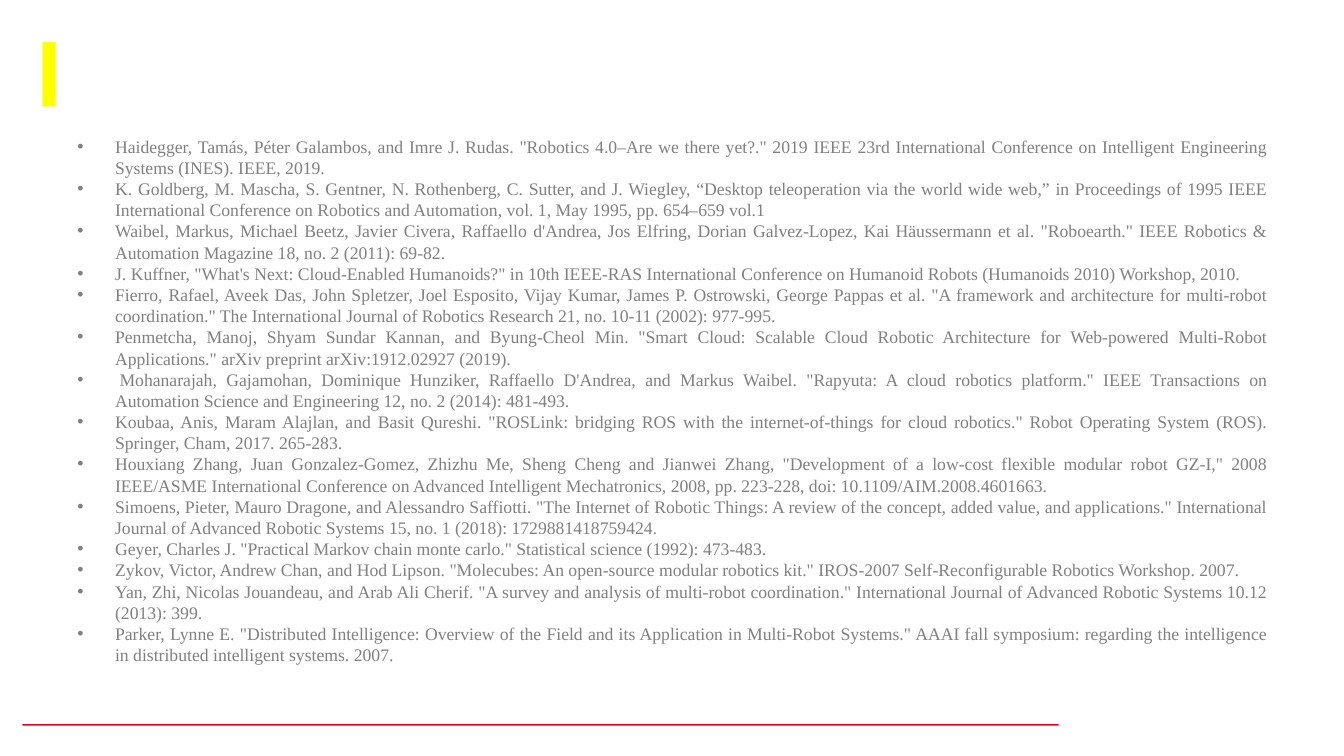
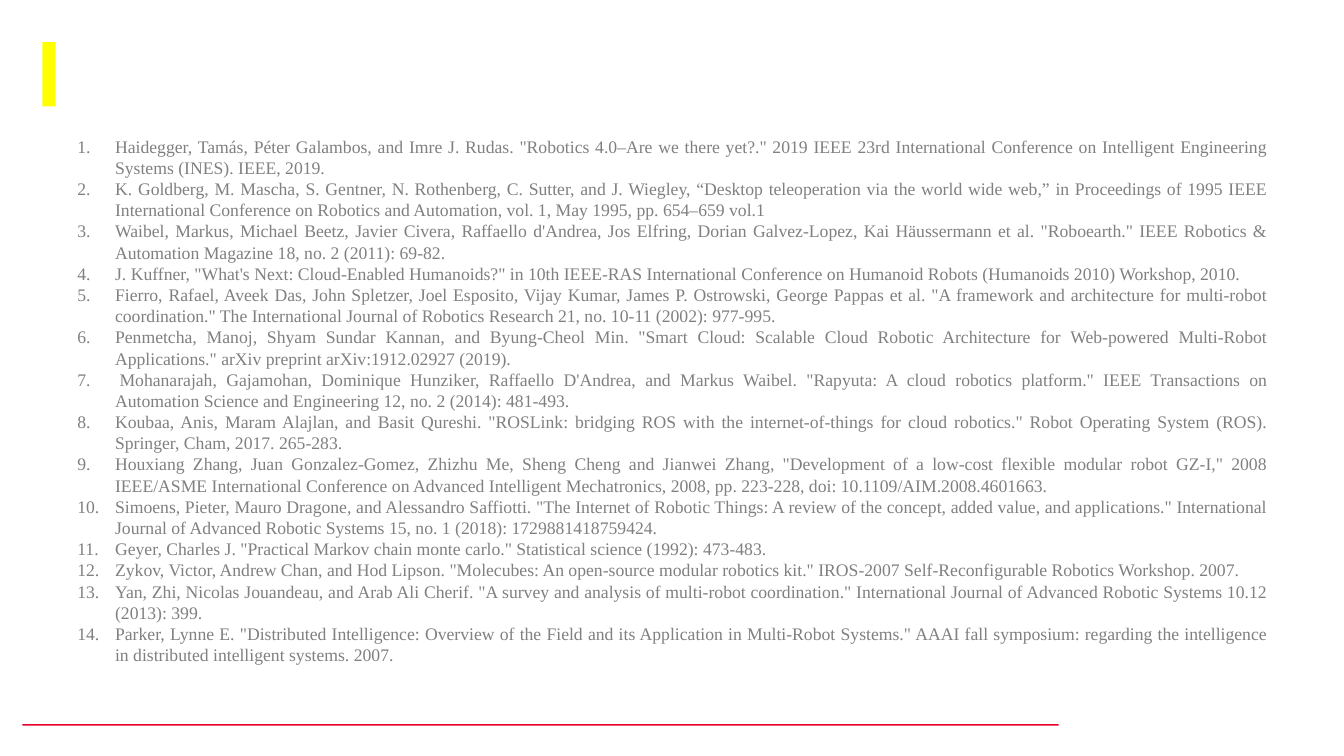
Before and after one commit to swarnabha13/CSCE643_Robotics_and_Spatial_Intelligence, a slide deck: slide 11 of 643 Final project.pptx (slide 9 before the commit). Drawn at 1344x756 pixels with LibreOffice and Linux fonts; fonts in the diff are those of the drawing; background and template pictures are left out. Boxes give left, top, right and bottom in pixels: in the first picture for what was removed or moved away, otherwise in the second. Text is boxed around its words. In the diff, an @@ line names an element or a change of style, - is before the commit and + after.

```diff
--- a/643 Final project.pptx
+++ b/643 Final project.pptx
@@ text "Haidegger, Tamás, Péter Galambos, and ..." at bbox=[77, 162, 1267, 665]: bullet • to 1. @@
```
Also in this commit, not shown: 3 other slides changed, 4 slides added, 2 slides removed.
